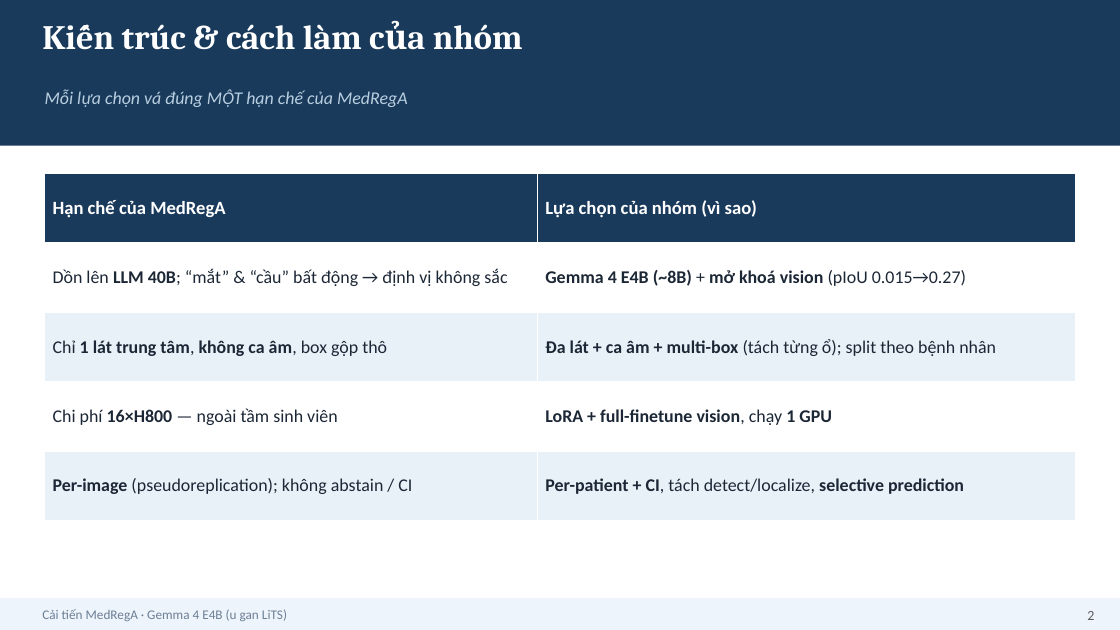
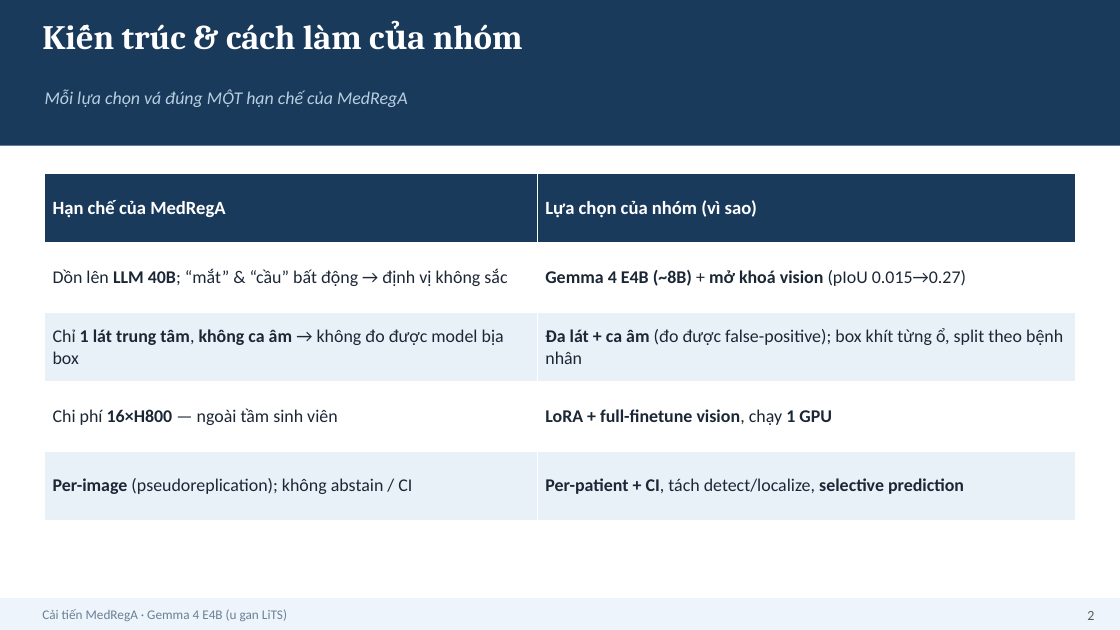
Before and after one commit to HatDuaa/medrega-liver-seminar, a slide deck: slide 2 of seminar/cai_tien/slides_5min_VN.pptx. Drawn at 1120x630 pixels with LibreOffice and Linux fonts; fonts in the diff are those of the drawing. Boxes give left, top, right and bottom in pixels: in the first picture for what was removed or moved away, otherwise in the second. Text is boxed around its words. In the diff, an @@ line names an element or a change of style, - is before the commit and + after.

```diff
--- a/seminar/cai_tien/slides_5min_VN.pptx
+++ b/seminar/cai_tien/slides_5min_VN.pptx
@@ table at [45, 174, 1075, 521] @@
-row 3, column 1: Chỉ 1 lát trung tâm, không ca âm, box gộp thô
+row 3, column 1: Chỉ 1 lát trung tâm, không ca âm → không đo được model bịa box
-row 3, column 2: Đa lát + ca âm + multi-box (tách từng ổ); split theo bệnh nhân
+row 3, column 2: Đa lát + ca âm (đo được false-positive); box khít từng ổ, split theo bệnh nhân
```
Also in this commit, not shown: 1 other slide changed, 4 other files.
